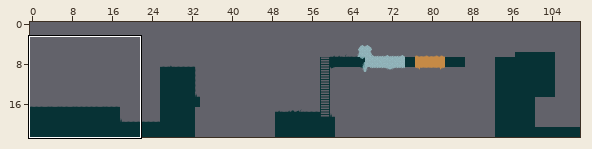
Two states of a Tiled map, core/assets/lvl/2.tmx. Above, an overview of the earlier version with the close-up marked.
Close-up. Earlier state:
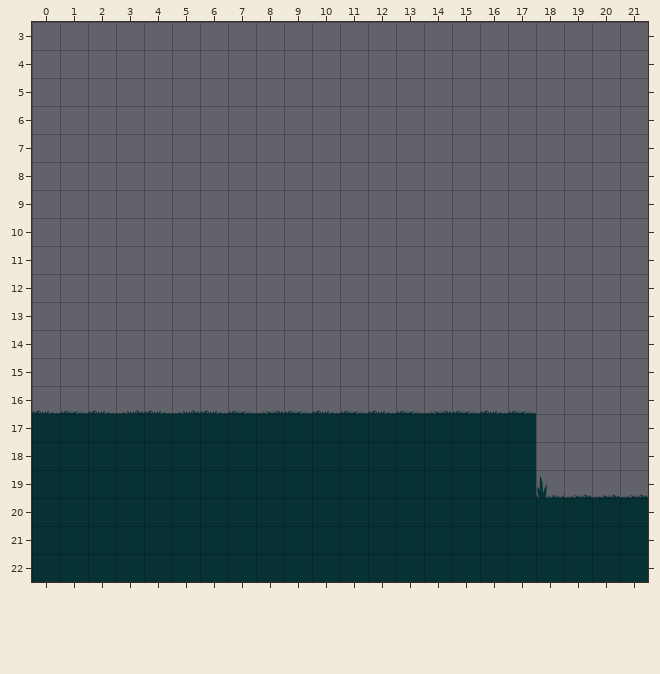
Cells are 32x32 px. Shown: x 0..21, y 3..22. The commit also changed other parts of the map, which this record leaves out.
After the commit:
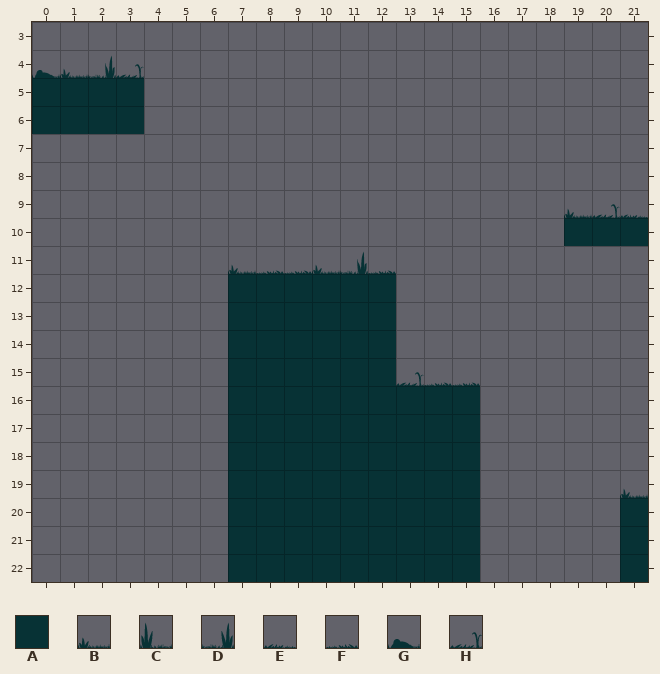
Key: from "tileset": A 0, B 1 flipped left-right, C 2, D 2 flipped left-right, E 3, F 3 flipped left-right, G 9, H 11 flipped left-right.
_ is an empty cell.
Tiles replaced or removed in this view: A, C, E, F.
The edit:
Changed rows in their new state; . is an unchanged cell.
Layer "Tiles":
first column x 0:
 4 GBDH..................
 5 AAAA..................
 6 AAAA..................
 9 ...................BHE
10 ...................AAA
11 .......BFFBDF.........
12 .......AAAAAA.........
13 .......AAAAAA.........
14 .......AAAAAA.........
15 .......AAAAAAHFF......
16 _______AAAAAAAAA__....
17 _______.........__....
18 _______.........__....
19 _______........._____B
20 _______........._____.
21 _______........._____.
22 _______........._____.
